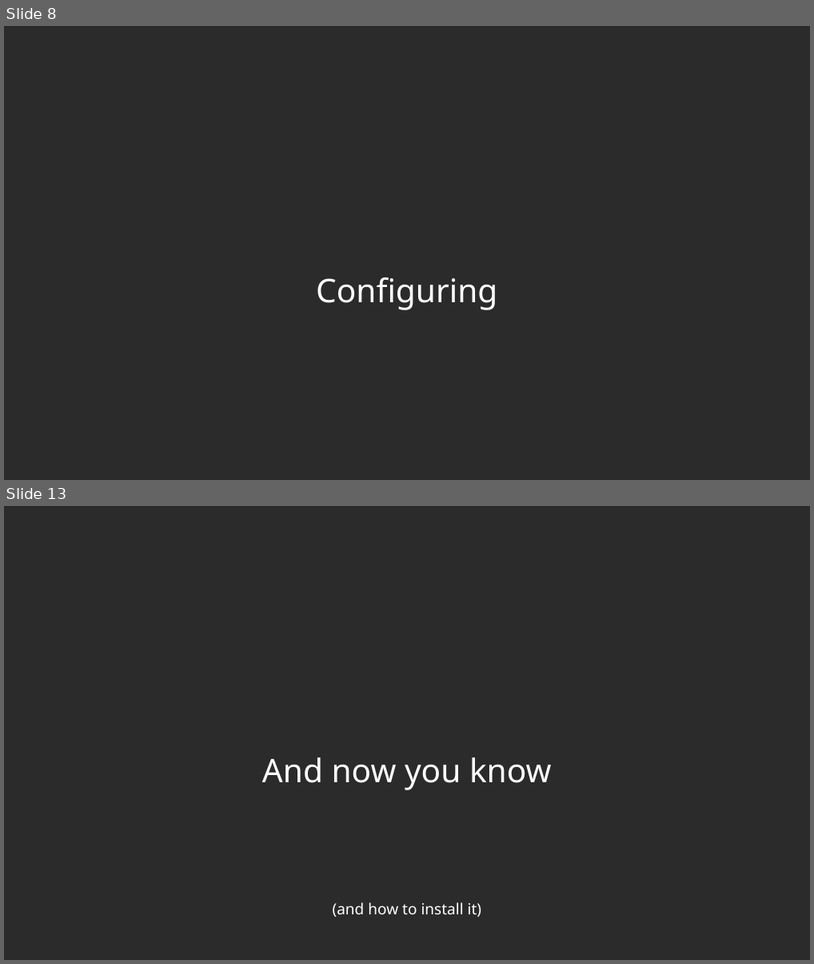
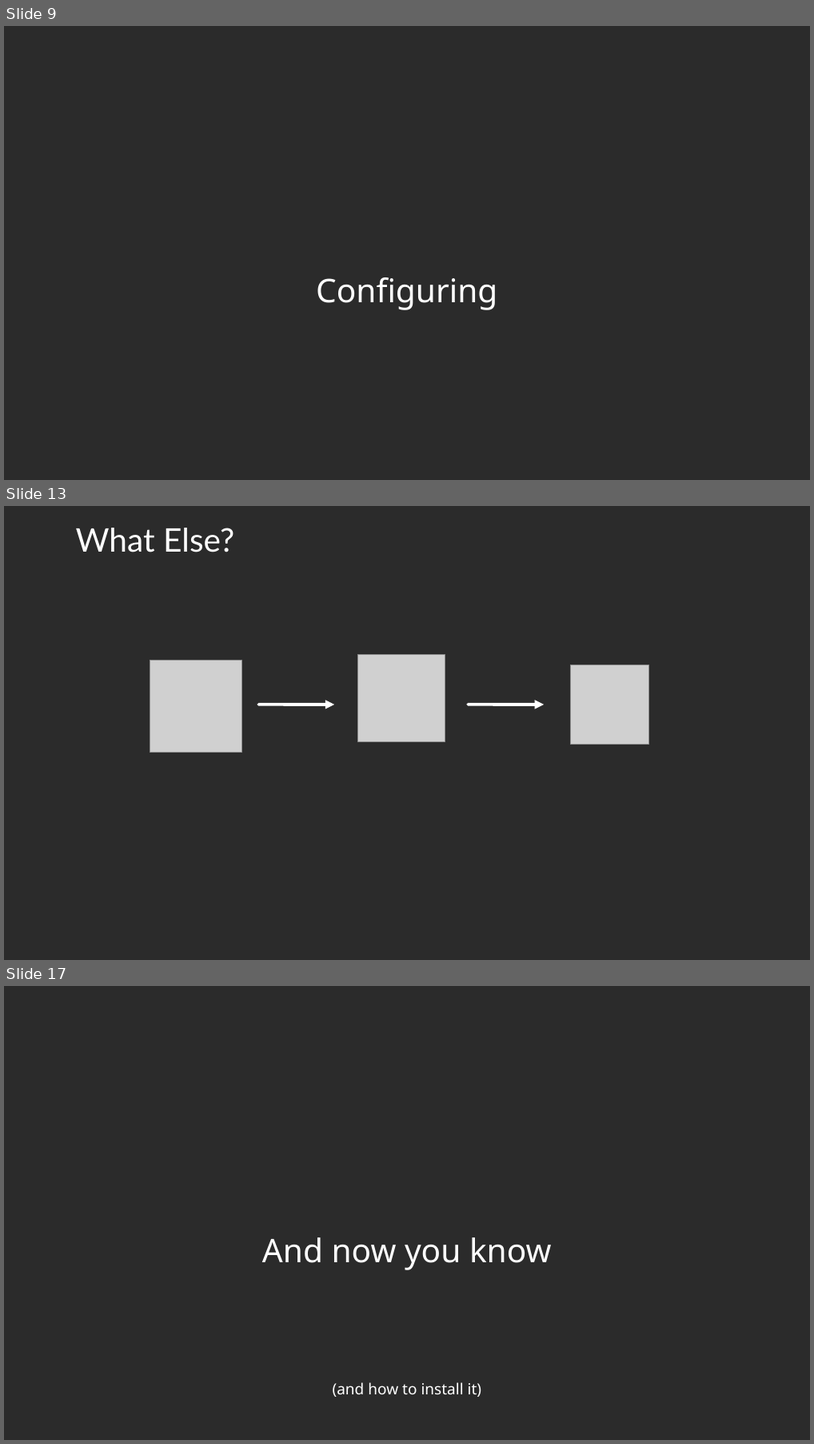
Before and after one commit to forgottosave/psaWiSe2425, a slide deck: presentation/HomeAssistant.odp. Shown one above the other, each under a label of ours: slides 8 and 13 before the commit, slides 9, 13 and 17 after it; the slides between them are not shown. The pictures are 814x964 and 814x1444 pixels, drawn with LibreOffice and Linux fonts; fonts in the diff are those of the drawing; grey boxes stand for pictures; background and template pictures are left out; a plain dark background stands for a picture behind light text. Boxes give left, top, right and bottom in pixels: in the first picture for what was removed or moved away, otherwise in the second. Text is boxed around its words. In the diff, an @@ line names an element or a change of style, - is before the commit and + after.

```diff
--- a/presentation/HomeAssistant.odp
+++ b/presentation/HomeAssistant.odp
@@ slide 13 added at [4,506,810,960], background picture (left out) @@
@@ text added at [76,528,234,552], 32 pt, text #FFFFFF @@
+What Else?
@@ picture added at [150,660,242,752] @@
@@ picture added at [358,655,446,742] @@
@@ picture added at [571,665,650,744] @@
@@ arrow added from (258, 704) to (334, 704), #FFFFFF 3 pt @@
@@ arrow added from (469, 704) to (544, 704), #FFFFFF 3 pt @@
@@ what was slide 8 is now slide 9 @@
@@ what was slide 13 is now slide 17 @@
```
Also in this commit, not shown: 2 slides changed, 5 other slides added, 2 slides removed, 1 other file.
